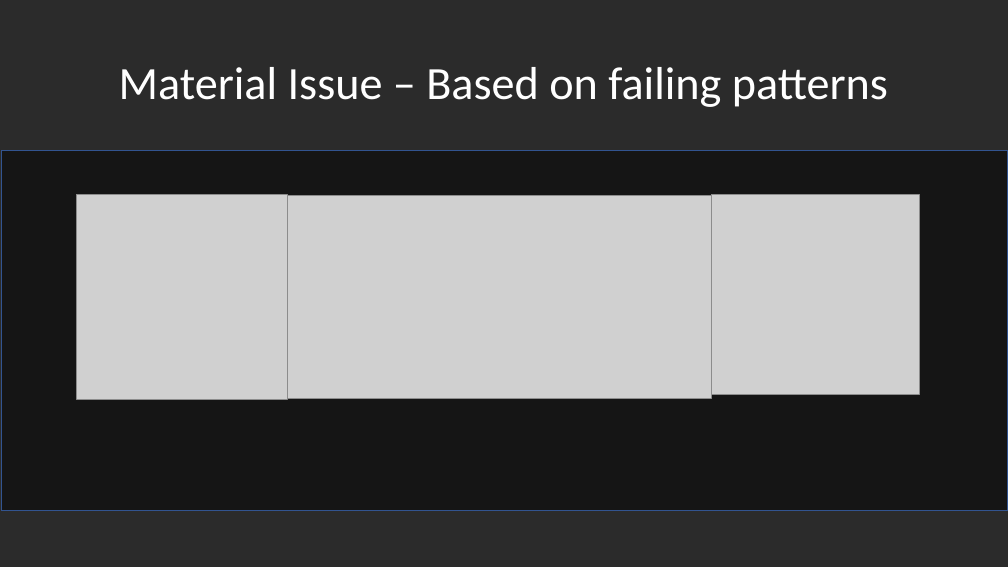
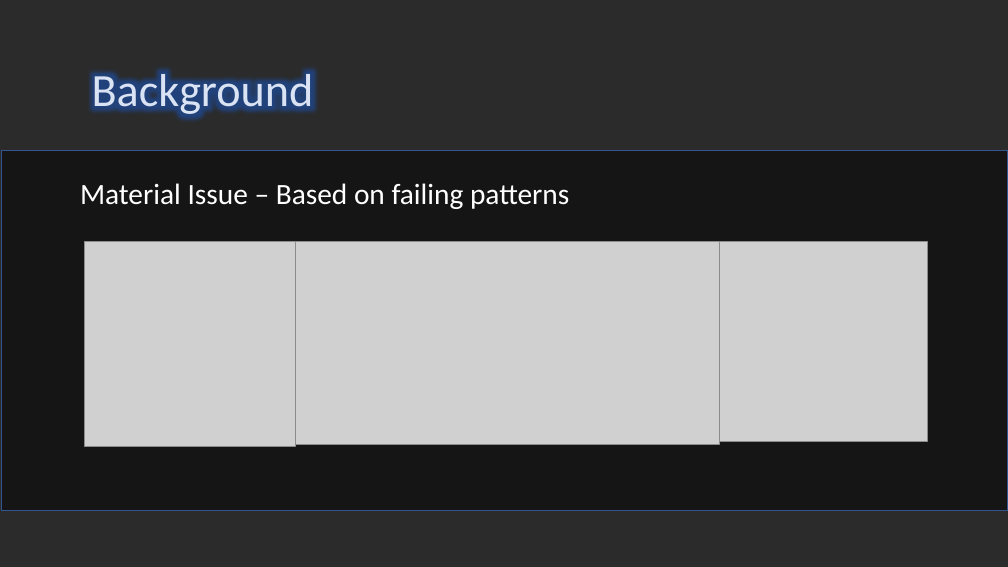
Before and after one commit to optimusium/PSUPR2, a slide deck: slide 9 of CA2 Identifying Wafer Failures with Deep Learning2_26Sep19.pptx (slide 12 before the commit). Drawn at 1008x567 pixels with LibreOffice and Linux fonts; fonts in the diff are those of the drawing; grey boxes stand for pictures; background and template pictures are left out; a plain dark background stands for a picture behind light text. Boxes give left, top, right and bottom in pixels: in the first picture for what was removed or moved away, otherwise in the second. Text is boxed around its words. In the diff, an @@ line names an element or a change of style, - is before the commit and + after.

```diff
--- a/CA2 Identifying Wafer Failures with Deep Learning2_26Sep19.pptx
+++ b/CA2 Identifying Wafer Failures with Deep Learning2_26Sep19.pptx
@@ text added at (x1=92, y1=67, x2=314, y2=117), 44 pt, text #DAE3F3 @@
+Background
@@ title "Material Issue – Based on ..." moved from (x1=119, y1=67, x2=888, y2=107) to (x1=80, y1=183, x2=569, y2=209) @@
@@ title "Material Issue – Based on ..." at (x1=80, y1=183, x2=569, y2=209): size 44 to 28 pt; alignment centre to left @@
@@ picture moved from (x1=76, y1=194, x2=287, y2=399) to (x1=84, y1=241, x2=295, y2=446) @@
@@ picture moved from (x1=287, y1=195, x2=711, y2=399) to (x1=296, y1=242, x2=719, y2=445) @@
@@ picture moved from (x1=712, y1=195, x2=920, y2=395) to (x1=719, y1=242, x2=927, y2=442) @@
```
Also in this commit, not shown: 17 other slides changed, 2 slides added, 3 slides removed, 4 other files.
